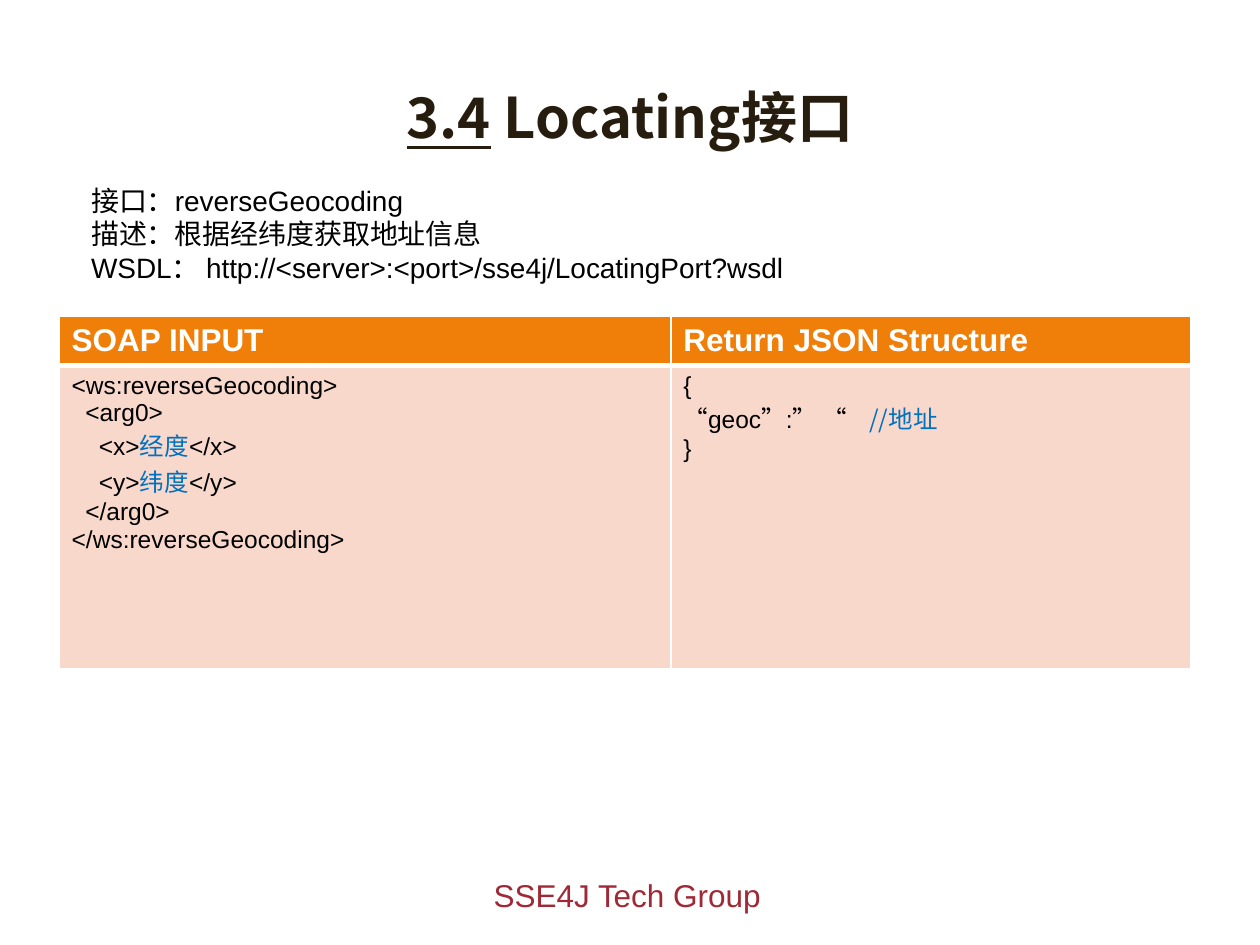
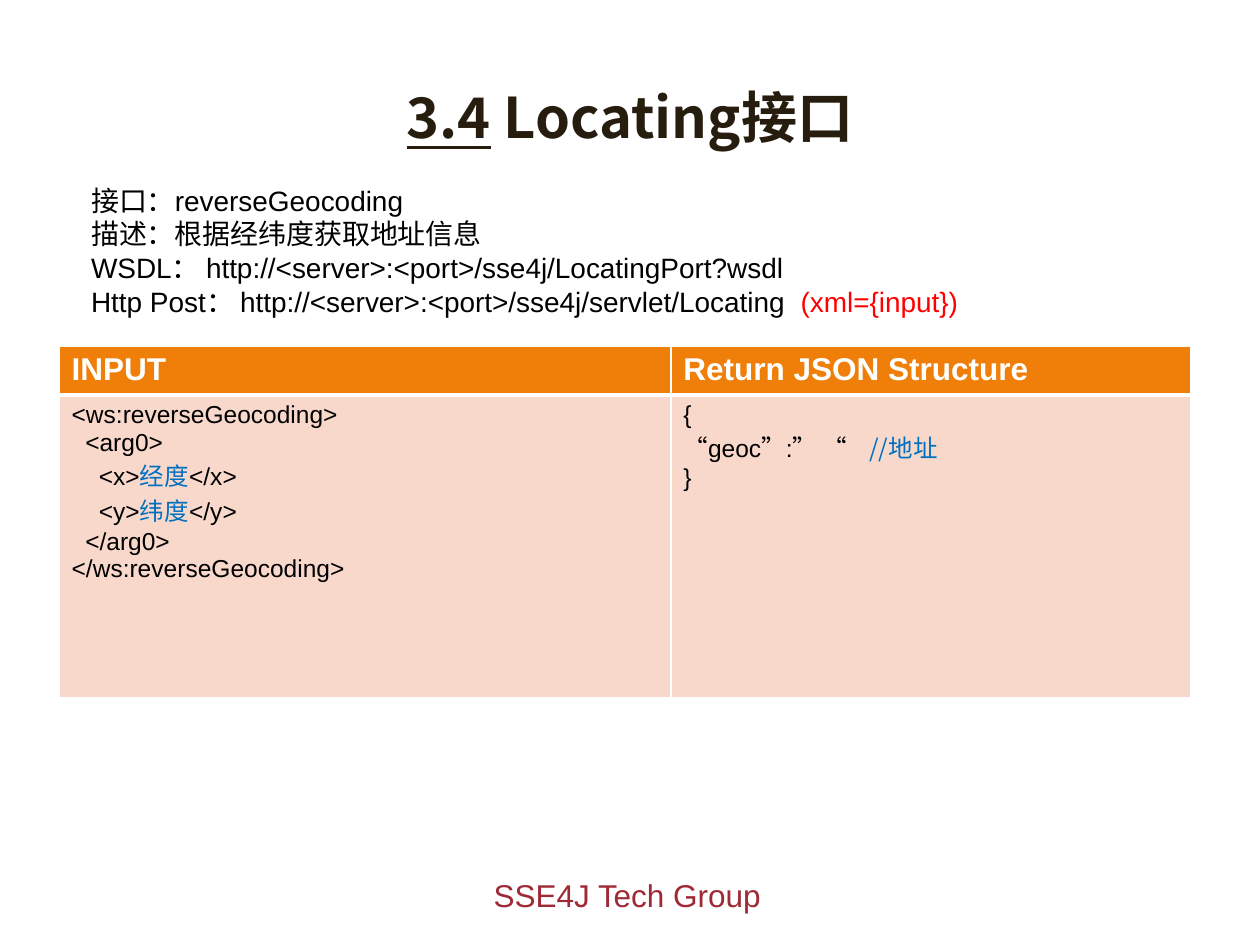
Before and after one commit to giszh86/sse4j, a slide deck: slide 18 of doc/sse4j.pptx. Drawn at 1260x945 pixels with LibreOffice and Linux fonts; fonts in the diff are those of the drawing; background and template pictures are left out. Boxes give left, top, right and bottom in pixels: in the first picture for what was removed or moved away, otherwise in the second. Text is boxed around its words. In the diff, an @@ line names an element or a change of style, - is before the commit and + after.

```diff
--- a/doc/sse4j.pptx
+++ b/doc/sse4j.pptx
@@ text at (x1=91, y1=291, x2=958, y2=317): paragraph added @@
+Http Post： http://<server>:<port>/sse4j/servlet/Locating (xml={input})
@@ table at (x1=59, y1=346, x2=1192, y2=699) @@
-row 1, column 1: SOAP INPUT
+row 1, column 1: INPUT
@@ table moved from (x1=59, y1=316, x2=1192, y2=669) to (x1=59, y1=346, x2=1192, y2=699) @@
```
Also in this commit, not shown: 10 other slides changed, 1 slide added.
